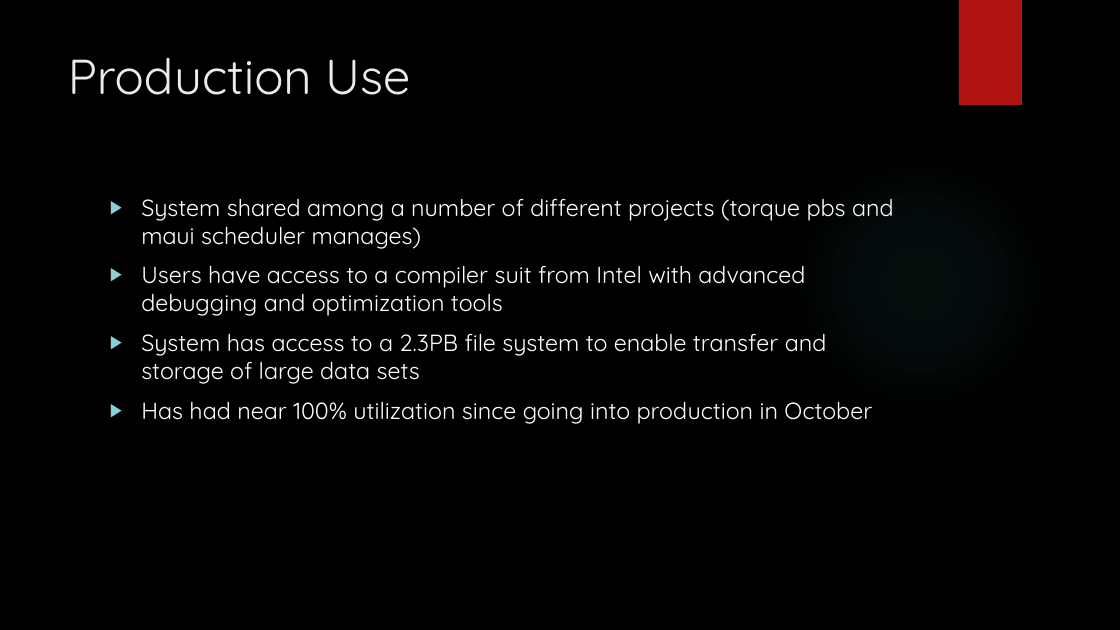
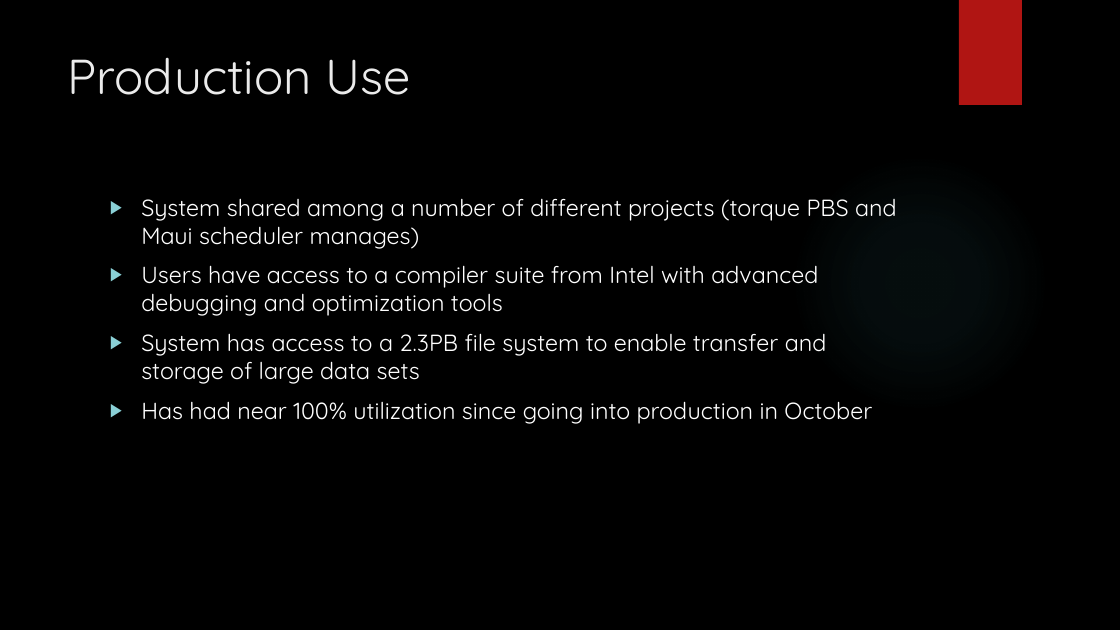
Before and after one commit to intentions/localtalk, a slide deck: slide 9 of XeonPhiTalk.pptx. Drawn at 1120x630 pixels with LibreOffice and Linux fonts; fonts in the diff are those of the drawing; background and template pictures are left out. Boxes give left, top, right and bottom in pixels: in the first picture for what was removed or moved away, otherwise in the second. Text is boxed around its words. In the diff, an @@ line names an element or a change of style, - is before the commit and + after.

Commit message:
modified:   XeonPhiTalk.pptx 	spelling fixes

```diff
--- a/XeonPhiTalk.pptx
+++ b/XeonPhiTalk.pptx
@@ text at bbox=[141, 199, 897, 316]: text changed @@
-▶ System shared among a number of different projects (torque pbs and maui scheduler manages)
-▶ Users have access to a compiler suit from Intel with advanced debugging and optimization tools
+▶ System shared among a number of different projects (torque PBS and Maui scheduler manages)
+▶ Users have access to a compiler suite from Intel with advanced debugging and optimization tools
```
